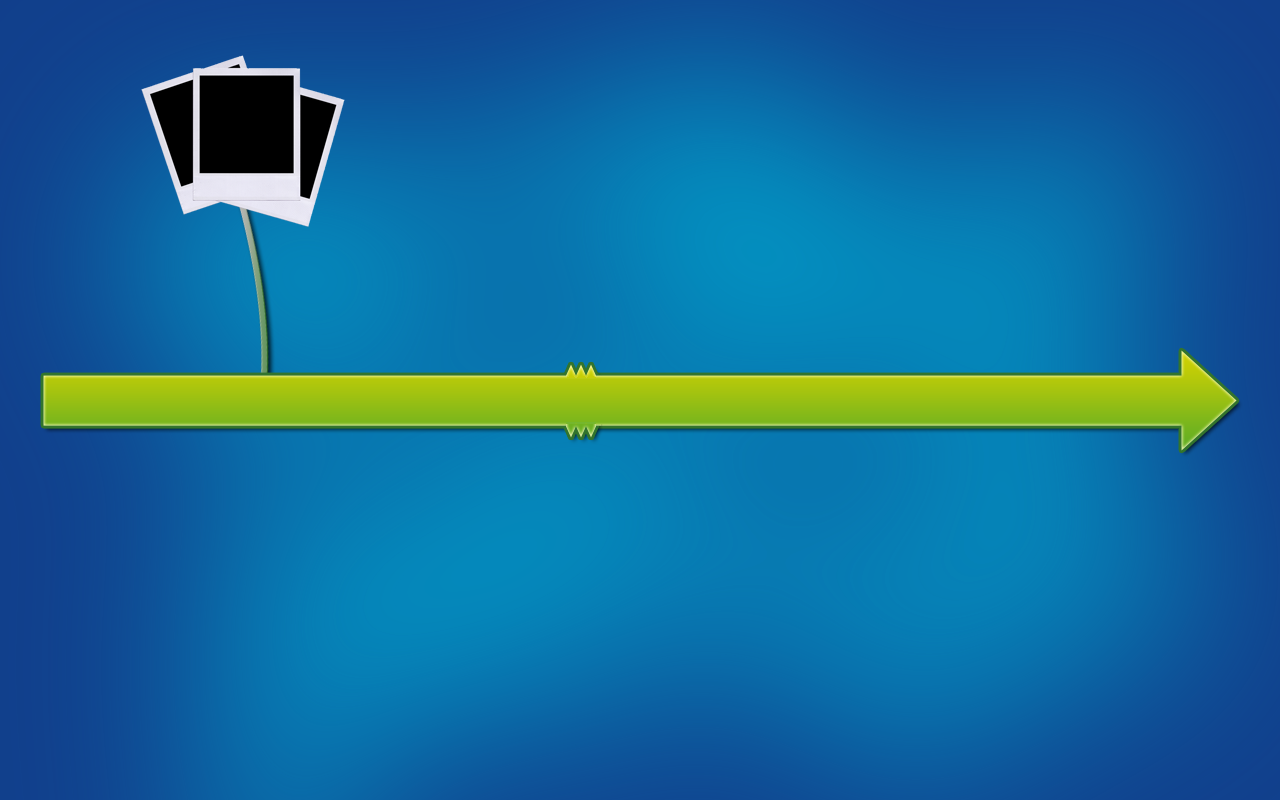
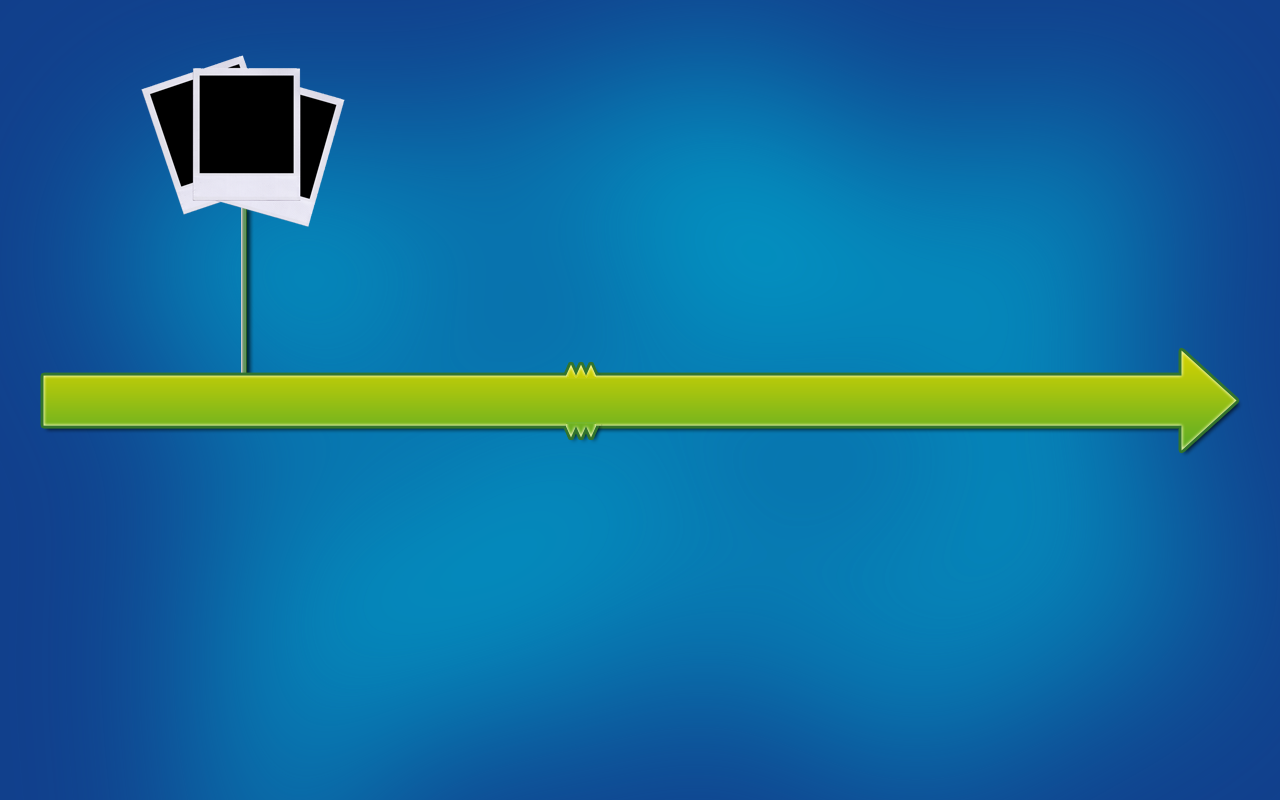
Layers edited between the first and the second w=1280, h=800 image:
moved "Tiges" (1st of 2, in "Sauvegardes") into group "Sauvegardes" over [237, 207, 270, 373]
added layer "Tiges" (2nd of 2) above "#00a1cb" over [241, 207, 247, 373]
